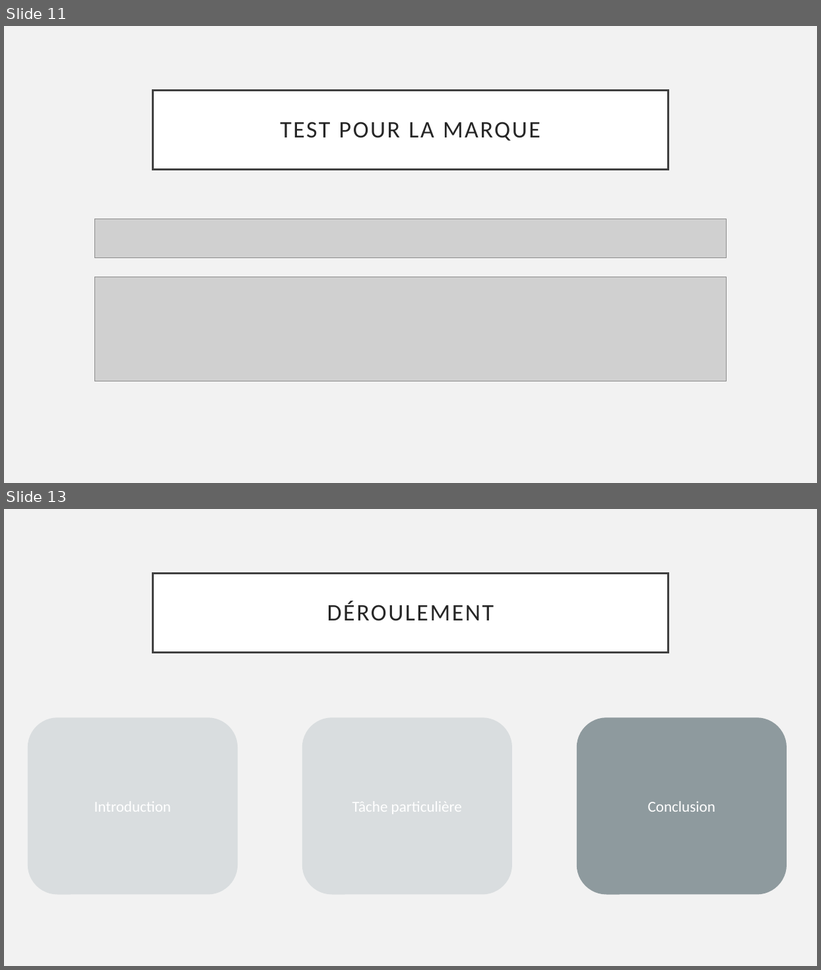
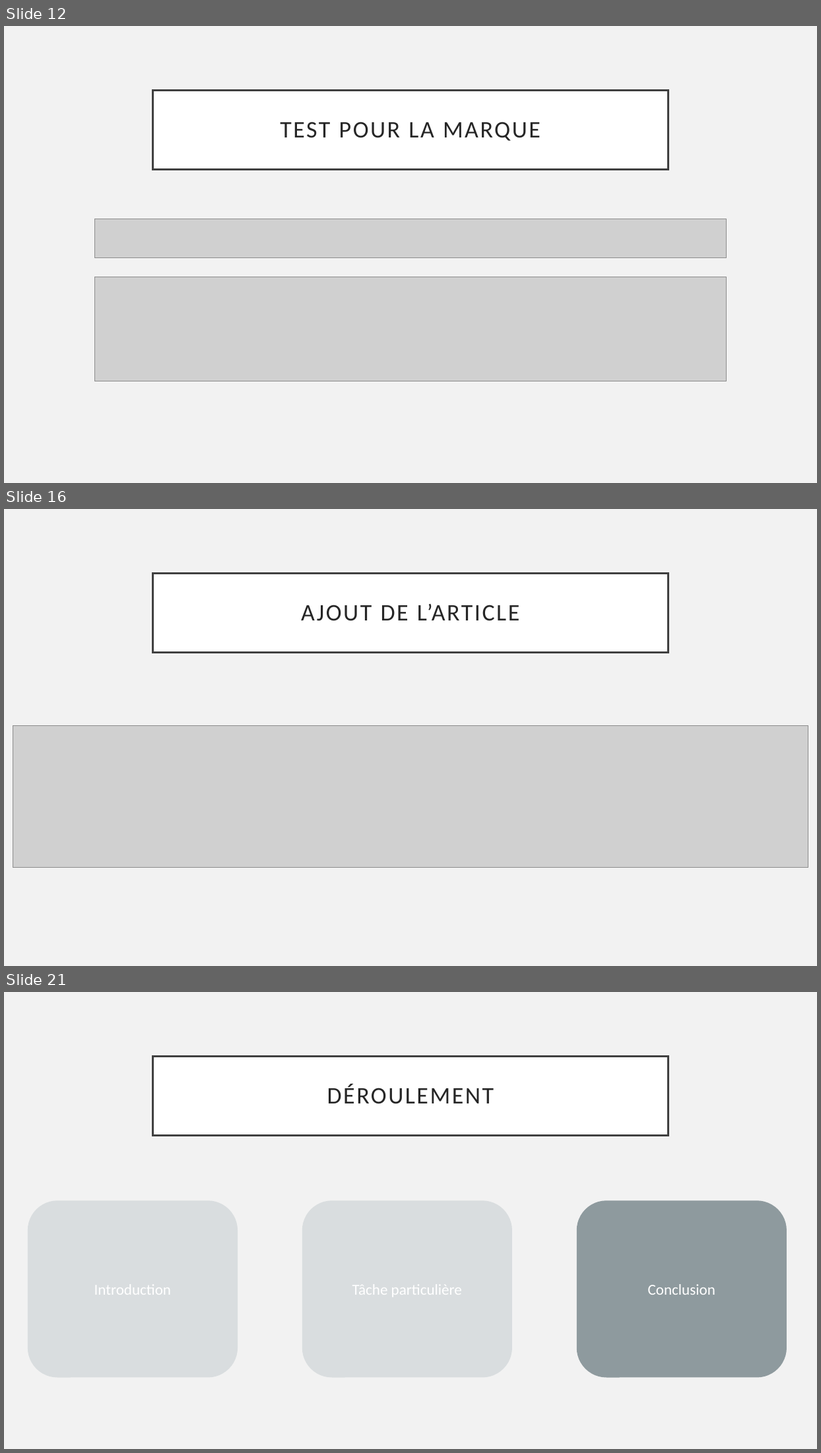
Before and after one commit to JeremyGfeller/Pre-TPi, a slide deck: Documentation/Présentation.pptx. Shown one above the other, each under a label of ours: slides 11 and 13 before the commit, slides 12, 16 and 21 after it; the slides between them are not shown. The pictures are 821x970 and 821x1453 pixels, drawn with LibreOffice and Linux fonts; fonts in the diff are those of the drawing; grey boxes stand for pictures. Boxes give left, top, right and bottom in pixels: in the first picture for what was removed or moved away, otherwise in the second. Text is boxed around its words. In the diff, an @@ line names an element or a change of style, - is before the commit and + after.

Commit message:
Finalisation de la présentation
Ajout de nouvelles images dedans, et de nouvelles slides

```diff
--- a/Documentation/Présentation.pptx
+++ b/Documentation/Présentation.pptx
@@ slide 16 added at (4,509,817,966), background #F2F2F2 @@
@@ title added at (153,573,668,652), fill #FFFFFF, outline #404040 2.5 pt, 28 pt, text #262626 @@
+AJOUT DE L’ARTICLE
@@ picture added at (13,725,809,867) @@
@@ what was slide 11 is now slide 12 @@
@@ what was slide 13 is now slide 21 @@
```
Also in this commit, not shown: 2 slides changed, 7 other slides added, 8 other files.
